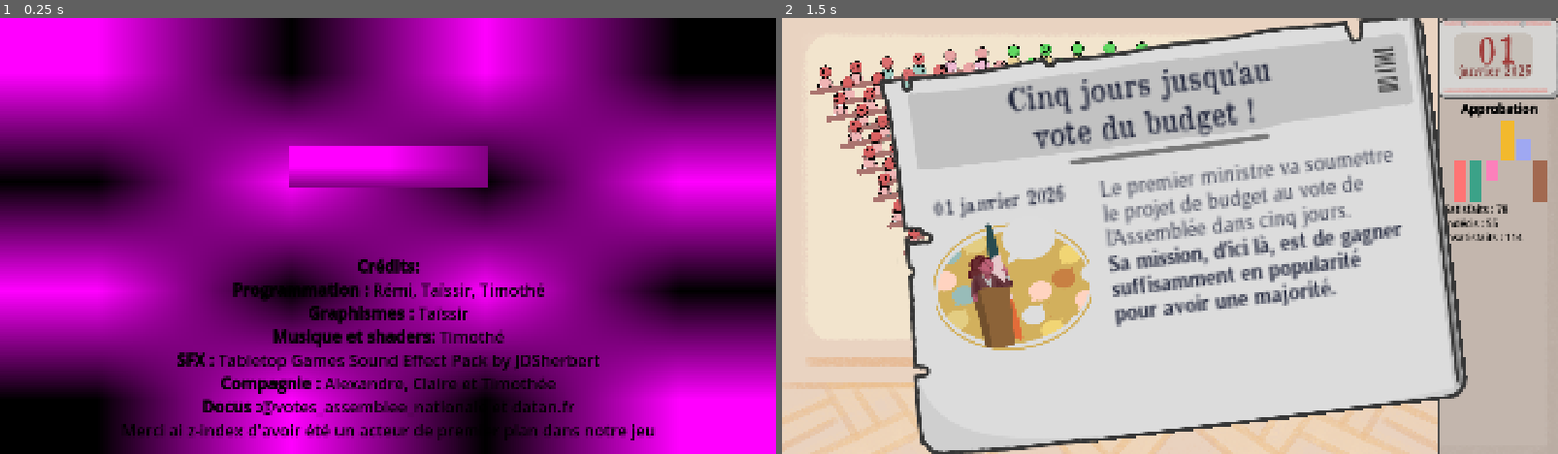
Above: before the commit, frames 1-2 (left to right).
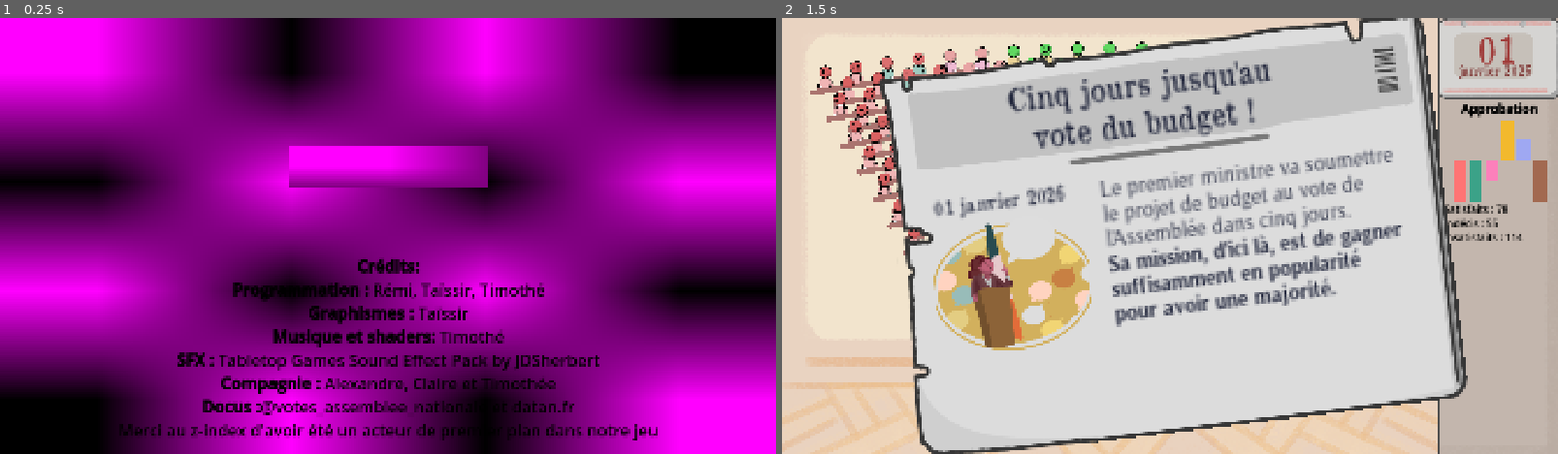
Above: after the commit, the same moments.

Repository: remimorvan/assemblee-nationale-simulator
Game: Godot game, scene res://scenes/begin_screen.tscn
Two runs of this game, one before a commit and one after it. Both use one fixed random seed, a clock stepped at 60 frames per second and the inputs below.
Inputs (mouse positions are in pixels of both pictures, inside the frame that each line leads up to):
- Up to frame 1 (0.25 s): no input
- Up to frame 2 (1.5 s): click (1170, 166) at 0.5 s; tap Enter at 1.25 s; move the mouse to (1495, 157) at 1.27 s; click (1495, 157) at 1.42 s

The runs differ from the first frame. In frame 1, 1.0% of the frame differs, in the area x 15-85%, y 93-97%; in frame 2, nothing differs.

Commit message:
fautes de fr

Diff:
--- a/scenes/begin_screen.tscn
+++ b/scenes/begin_screen.tscn
@@ -57,7 +57,7 @@
 [b]SFX :[/b] Tabletop Games Sound Effect Pack by JDSherbert
 [b]Compagnie :[/b] Alexandre, Claire et Timothée
 [b]Docus :[/b]@votes_assemblee_nationale et datan.fr
-Merci ai z-index d'avoir été un acteur de premier plan dans notre jeu"
+Merci au z-index d'avoir été un acteur de premier plan dans notre jeu"
 fit_content = true
 horizontal_alignment = 1
 
Not shown: 1 places in scenes/game.tscn that only renumber resources
Not shown: 1 places in scenes/victory_screen.tscn that only renumber resources
